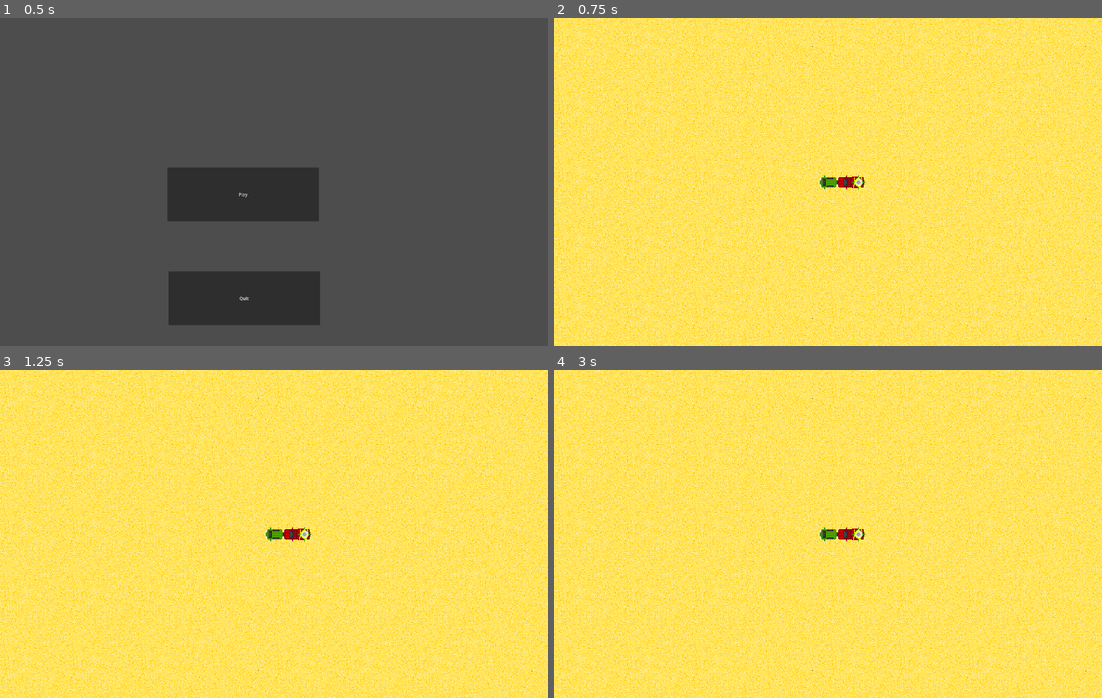
Above: before the commit, frames 1-4 (two rows, left to right).
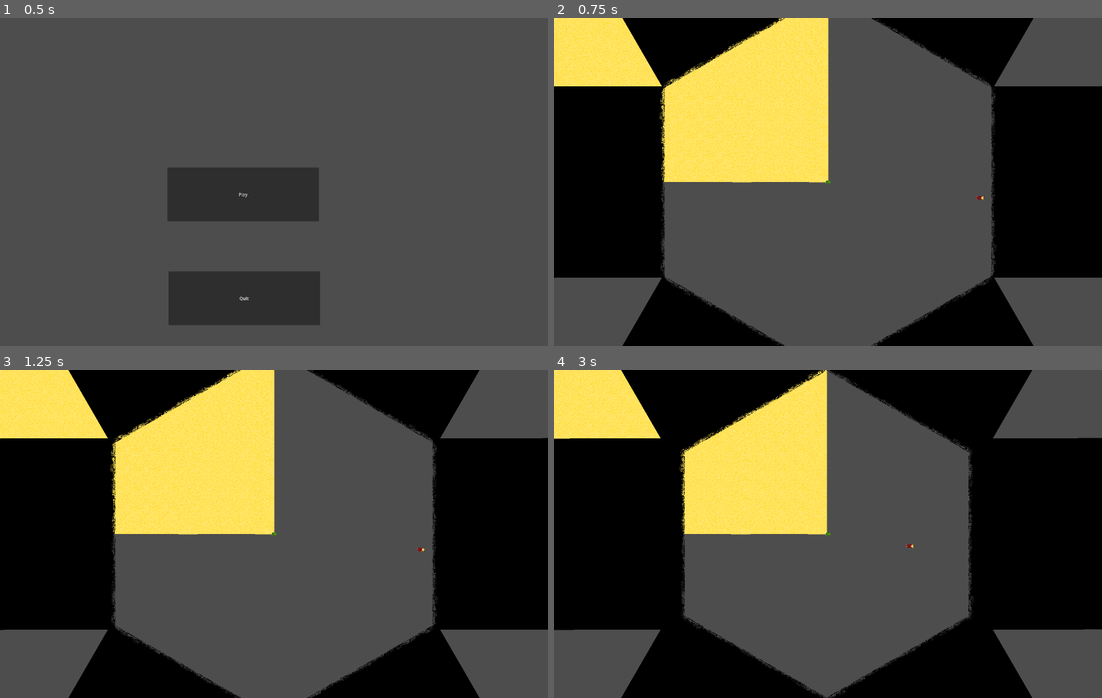
Above: after the commit, the same moments.

Repository: Involuta/ShrinkyDisk
Game: Godot game, scene res://UI/main_menu.tscn
Two runs of this game, one before a commit and one after it. Both use one fixed random seed, a clock stepped at 60 frames per second and the inputs below.
Inputs (mouse positions are in pixels of both pictures, inside the frame that each line leads up to):
- Up to frame 1 (0.5 s): no input
- Up to frame 2 (0.75 s): click "Play" at 0.5 s
- Up to frame 3 (1.25 s): no input
- Up to frame 4 (3 s): hold D (TurnRight) 1.28-2 s; hold H (SecretBoost) 1.28-2 s; click (795, 547) at 2 s, where only the run before the commit has a clickable "Play"; hold S (Reverse) from 2.78 s (still down); tap H (SecretBoost) at 2.85 s

Frame 1 is identical in both runs. In frame 2, 92% of the frame differs, in the area x 0-100%, y 0-100%; in frame 3, 92%; in frame 4, 93%.

Commit message:
Truck Drives
Truck can drive in a straight line until hitting an edge, at which point the truck turns towards the center plus or minus a random angle up to PI/4 radians. Truck doesn't collide with the edges but still reacts to them.

Diff:
--- a/ShrinkyDisk/DriveLevel/drive_level.tscn
+++ b/ShrinkyDisk/DriveLevel/drive_level.tscn
@@ -13,6 +13,7 @@
 motion_mode = 0
 
 [node name="Truck" parent="." instance=ExtResource("2_crsth")]
+z_index = 10
 position = Vector2(56, 1)
 
 [node name="Ground" parent="." instance=ExtResource("2_e6yxi")]
--- a/ShrinkyDisk/Global.gd
+++ b/ShrinkyDisk/Global.gd
@@ -1,5 +1,5 @@
 extends Node
 
 
-var initial_earth_radius = 30000
-var shrink_time_secs = 30
+var initial_earth_radius = 1000
+var shrink_time_secs = 20
--- a/ShrinkyDisk/Minivan/PlayerMovement.gd
+++ b/ShrinkyDisk/Minivan/PlayerMovement.gd
@@ -14,6 +14,8 @@
 
 func _ready():
 	anim.play("Drive")
+	# Void segments spawn in the center, then teleport to perimeter
+	# Invincibility prevents player from immediately dying when the segments first spawn in
 	await get_tree().create_timer(1).timeout
 	invincible = false
 
--- a/ShrinkyDisk/Minivan/minivan.tscn
+++ b/ShrinkyDisk/Minivan/minivan.tscn
@@ -171,12 +171,13 @@
 }
 
 [node name="Minivan" type="CharacterBody2D"]
-collision_mask = 3
+collision_layer = 0
+collision_mask = 0
 motion_mode = 1
 script = ExtResource("1_ida1u")
 
 [node name="Camera2D" type="Camera2D" parent="."]
-zoom = Vector2(2.5, 2.5)
+zoom = Vector2(0.7, 0.7)
 
 [node name="CollisionShape2D" type="CollisionShape2D" parent="."]
 position = Vector2(0.5, 0)
--- /dev/null
+++ b/ShrinkyDisk/Truck/truck.gd
@@ -0,0 +1,52 @@
+extends CharacterBody2D
+
+var rng = RandomNumberGenerator.new()
+
+@onready var global = $/root/Global
+@onready var anim = $AnimationPlayer
+
+enum TRUCK_STATE {
+	STRAIGHT,
+	DONUTS
+}
+
+func _ready():
+	# Teleport close to an edge of the Earth
+	anim.play("Drive")
+	global_position = .8 * global.initial_earth_radius *  Vector2.from_angle(rng.randf_range(-PI, PI))
+	drive_dir = rng.randf_range(-PI, PI)
+
+const acc = 2
+const turn_speed = .05
+const max_speed = 300
+const change_dir_cooldown = .5
+
+var speed = 0
+var drive_dir = 0
+var drive_state = TRUCK_STATE.STRAIGHT
+var can_change_dir = true
+
+func _physics_process(delta):
+	speed = speed - acc if abs(speed) < max_speed else speed
+	rotation = move_toward(rotation, drive_dir, turn_speed)
+	if drive_state == TRUCK_STATE.DONUTS:
+		drive_dir += turn_speed
+
+	velocity = speed * transform.x
+
+	move_and_slide()
+
+func change_direction():
+	# Stop truck from changing dir until it has left the void
+	can_change_dir = false
+	# Look towards the center of the Earth plus a random num up to ±PI/4 radians
+	drive_dir = global_position.angle() + rng.randf_range(-PI/4, PI/4)
+	if abs(drive_dir) > 2*PI:
+		drive_dir -= (drive_dir/abs(drive_dir))*2*PI
+	# Wait for cooldown to end before being able to change dirs again
+	await get_tree().create_timer(change_dir_cooldown).timeout
+	can_change_dir = true
+
+func _on_hurtbox_body_entered(body):
+	if "VoidSegment" in body.name and can_change_dir:
+		change_direction()
--- a/ShrinkyDisk/Truck/truck.tscn
+++ b/ShrinkyDisk/Truck/truck.tscn
@@ -1,6 +1,7 @@
-[gd_scene load_steps=6 format=3 uid="uid://dlwhvdx4342au"]
+[gd_scene load_steps=8 format=3 uid="uid://dlwhvdx4342au"]
 
 [ext_resource type="Texture2D" uid="uid://8c1ceqf1td0r" path="res://Truck/Truck.png" id="1_87vgm"]
+[ext_resource type="Script" path="res://Truck/truck.gd" id="1_c8s1x"]
 
 [sub_resource type="Animation" id="Animation_84w5l"]
 resource_name = "Drive"
@@ -46,10 +47,14 @@
 }]
 
 [sub_resource type="RectangleShape2D" id="RectangleShape2D_wq8qy"]
-size = Vector2(42, 21)
+size = Vector2(40, 21)
+
+[sub_resource type="RectangleShape2D" id="RectangleShape2D_vo416"]
+size = Vector2(44, 25)
 
 [node name="Truck" type="CharacterBody2D"]
-collision_mask = 3
+collision_mask = 0
+script = ExtResource("1_c8s1x")
 
 [node name="AnimationPlayer" type="AnimationPlayer" parent="."]
 root_node = NodePath("../AnimatedSprite2D")
@@ -63,5 +68,15 @@
 animation = &"Drive"
 
 [node name="CollisionShape2D" type="CollisionShape2D" parent="."]
-position = Vector2(2, -0.5)
+position = Vector2(-1, -0.5)
 shape = SubResource("RectangleShape2D_wq8qy")
+
+[node name="Hurtbox" type="Area2D" parent="."]
+collision_layer = 0
+collision_mask = 2
+
+[node name="CollisionShape2D" type="CollisionShape2D" parent="Hurtbox"]
+position = Vector2(-1, -0.5)
+shape = SubResource("RectangleShape2D_vo416")
+
+[connection signal="body_entered" from="Hurtbox" to="." method="_on_hurtbox_body_entered"]
--- a/ShrinkyDisk/UI/MainMenu.gd
+++ b/ShrinkyDisk/UI/MainMenu.gd
@@ -1,6 +1,4 @@
 extends Node2D
-
-
 
 func _on_play_button_down():
 	get_tree().change_scene_to_file("res://DriveLevel/drive_level.tscn")
--- a/ShrinkyDisk/Void/CreateVoid.gd
+++ b/ShrinkyDisk/Void/CreateVoid.gd
@@ -2,7 +2,7 @@
 
 const void_seg_len = 1000
 
-@onready var global = get_node("/root/Global")
+@onready var global = $/root/Global
 var void_seg = preload("res://Void/void_segment.tscn")
 
 func _ready():
@@ -15,6 +15,8 @@
 		add_child(seg)
 		seg.name = "VoidSegment" + str(i)
 		seg.global_position = global.initial_earth_radius * Vector2.from_angle(current_seg_angle)
+		print("Angle at center: " + str(current_seg_angle))
+		print("Angle to pt: " + str(seg.global_position.angle_to_point(Vector2.ZERO)))
 		seg.rotation = current_seg_angle
 		seg.velocity = global.initial_earth_radius / global.shrink_time_secs * -Vector2.from_angle(current_seg_angle)
 		current_seg_angle += seg_angle_change
--- a/ShrinkyDisk/Void/void_segment.tscn
+++ b/ShrinkyDisk/Void/void_segment.tscn
@@ -4,7 +4,7 @@
 [ext_resource type="Script" path="res://Void/void_segment.gd" id="1_q2iwu"]
 
 [sub_resource type="RectangleShape2D" id="RectangleShape2D_2ripj"]
-size = Vector2(991, 51.9999)
+size = Vector2(991, 62)
 
 [node name="VoidSegment" type="CharacterBody2D"]
 position = Vector2(1, 0.5)
@@ -14,7 +14,7 @@
 script = ExtResource("1_q2iwu")
 
 [node name="VoidCollider" type="CollisionShape2D" parent="."]
-position = Vector2(-11.0001, 3.57628e-06)
+position = Vector2(-104, 0.000340223)
 rotation = -1.5708
 shape = SubResource("RectangleShape2D_2ripj")
 
